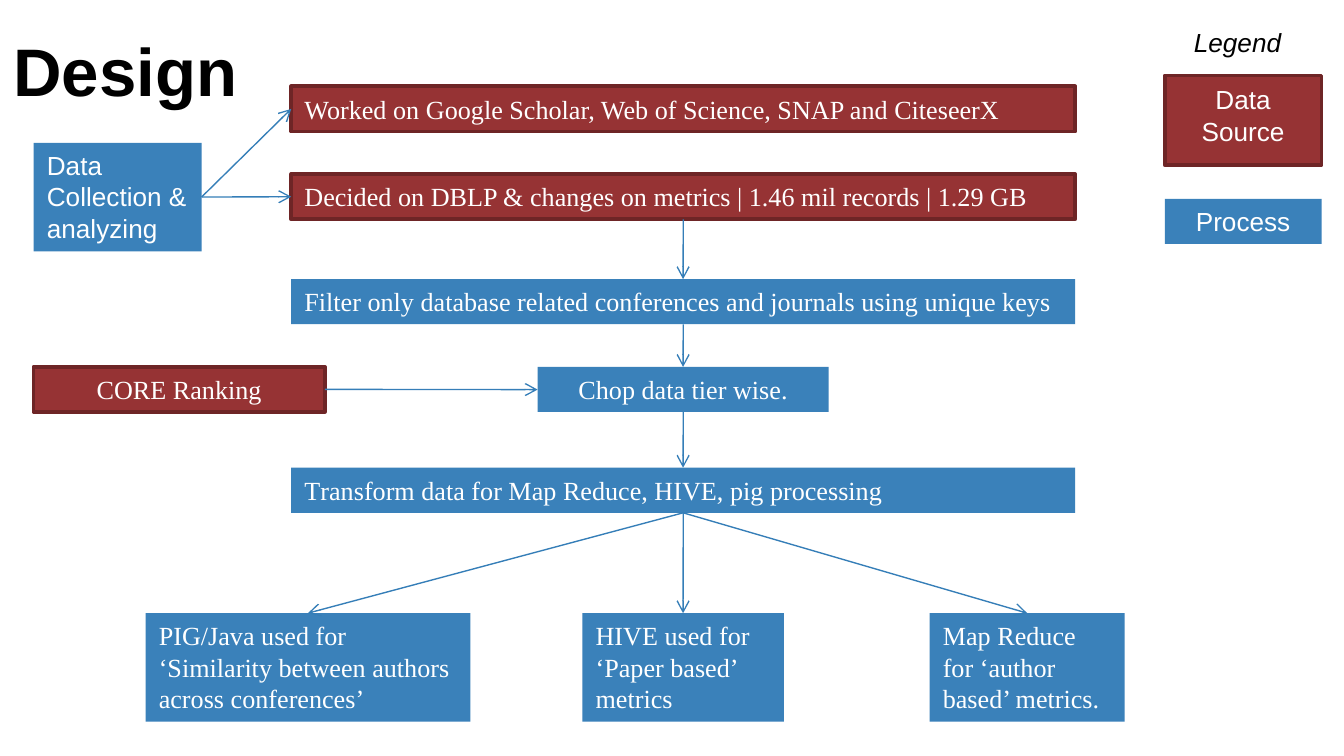
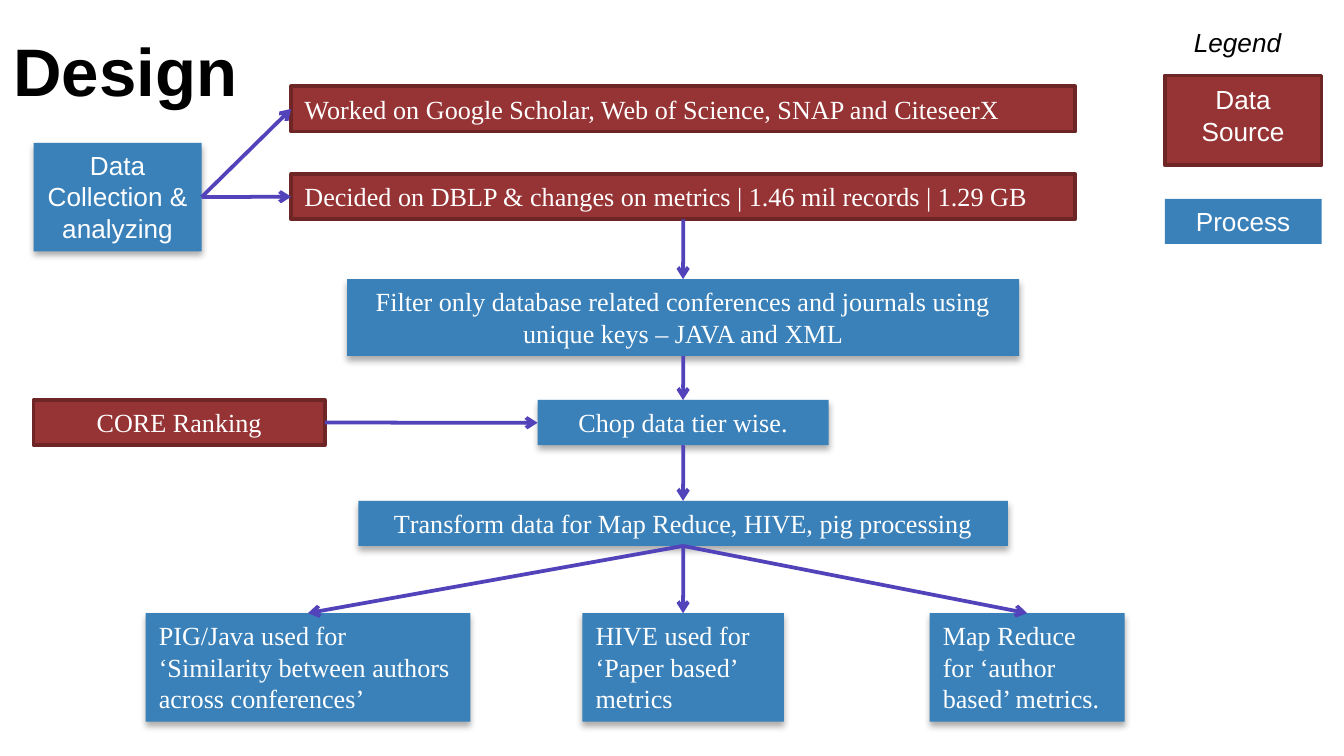
Before and after one commit to ag3859/RTBDProject, a slide deck: slide 6 of RTBD.pptx (slide 5 before the commit). Drawn at 1344x756 pixels with LibreOffice and Linux fonts; fonts in the diff are those of the drawing. Boxes give left, top, right and bottom in pixels: in the first picture for what was removed or moved away, otherwise in the second. Text is boxed around its words. In the diff, an @@ line names an element or a change of style, - is before the commit and + after.

Commit message:
updated text to graphs

```diff
--- a/RTBD.pptx
+++ b/RTBD.pptx
@@ arrow (202, 198) - (292, 109): stroke #367EB9 0.75 pt to #5243BB 2 pt @@
@@ rectangle "Data Collection & analyzing" at [34,142,202,251]: alignment left to centre; shadow on @@
@@ arrow (202, 198) - (292, 196): stroke #367EB9 0.75 pt to #5243BB 2 pt @@
@@ arrow (683, 219) - (683, 280): stroke #367EB9 0.75 pt to #5243BB 2 pt @@
@@ shadow on in 5 elements at [145,613,470,722], [930,613,1125,722], [582,613,784,722], [538,401,829,446], [347,280,1019,356] @@
@@ rectangle "Filter only database related conferences ...": place and size @@
-rectangle "Filter only database related conferences ..." at [292,280,1075,325]
+rectangle "Filter only database related conferences ..." at [347,280,1019,356]
@@ text in rectangle at [376,292,990,349]: text changed @@
-Filter only database related conferences and journals using unique keys
+Filter only database related conferences and journals using unique keys – JAVA and XML
@@ 3 arrows: place and size @@
-3 arrows at [325,324,683,468]
+3 arrows at [325,356,683,501]
@@ arrow (683, 356) - (683, 401): stroke #367EB9 0.75 pt to #5243BB 2 pt @@
@@ rectangle "CORE Ranking": place and size @@
-rectangle "CORE Ranking" at [34,367,325,413]
+rectangle "CORE Ranking" at [34,401,325,446]
@@ rectangle "Chop data tier wise.": place and size @@
-rectangle "Chop data tier wise." at [538,367,829,413]
+rectangle "Chop data tier wise." at [538,401,829,446]
@@ arrow (325, 422) - (538, 423): stroke #367EB9 0.75 pt to #5243BB 2 pt @@
@@ arrow (683, 445) - (683, 501): stroke #367EB9 0.75 pt to #5243BB 2 pt @@
@@ rectangle "Transform data for Map Reduce, ..." at [359,501,1008,547]: alignment left to centre; shadow on @@
@@ rectangle "Transform data for Map Reduce, ...": place and size @@
-rectangle "Transform data for Map Reduce, ..." at [292,468,1075,513]
+rectangle "Transform data for Map Reduce, ..." at [359,501,1008,547]
@@ arrow moved from (683, 513) - (308, 613) to (683, 546) - (308, 613) @@
@@ arrow (683, 546) - (308, 613): stroke #367EB9 0.75 pt to #5243BB 2 pt @@
@@ arrow moved from (683, 513) - (1027, 613) to (683, 546) - (1027, 613) @@
@@ arrow (683, 546) - (1027, 613): stroke #367EB9 0.75 pt to #5243BB 2 pt @@
@@ arrow moved from (683, 513) - (683, 613) to (683, 546) - (683, 613) @@
@@ arrow (683, 546) - (683, 613): stroke #367EB9 0.75 pt to #5243BB 2 pt @@
```
Also in this commit, not shown: 7 other slides changed, 2 slides added.
